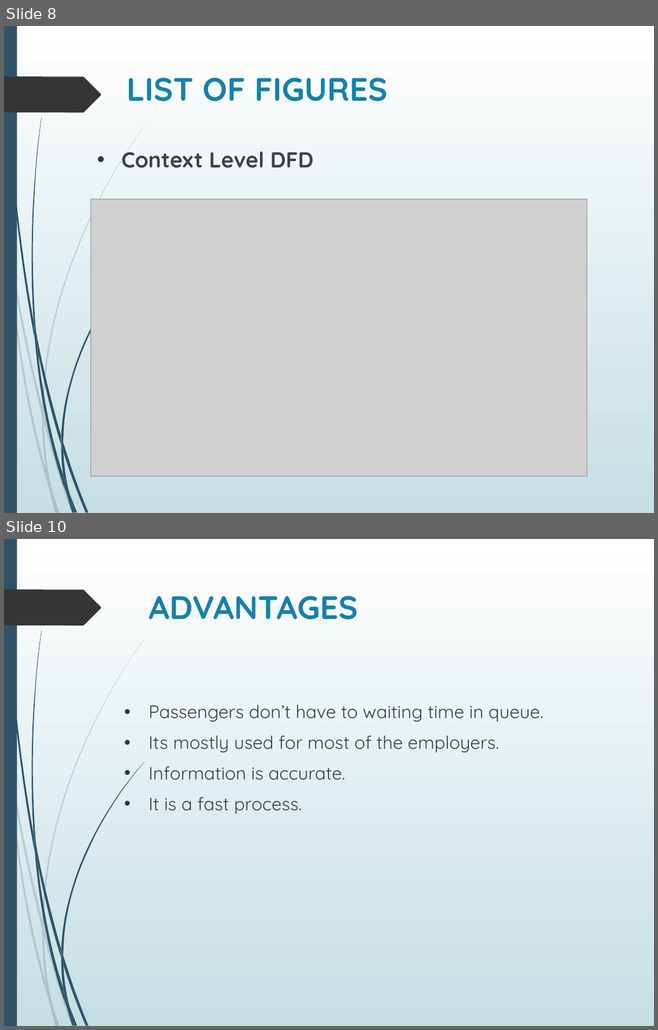
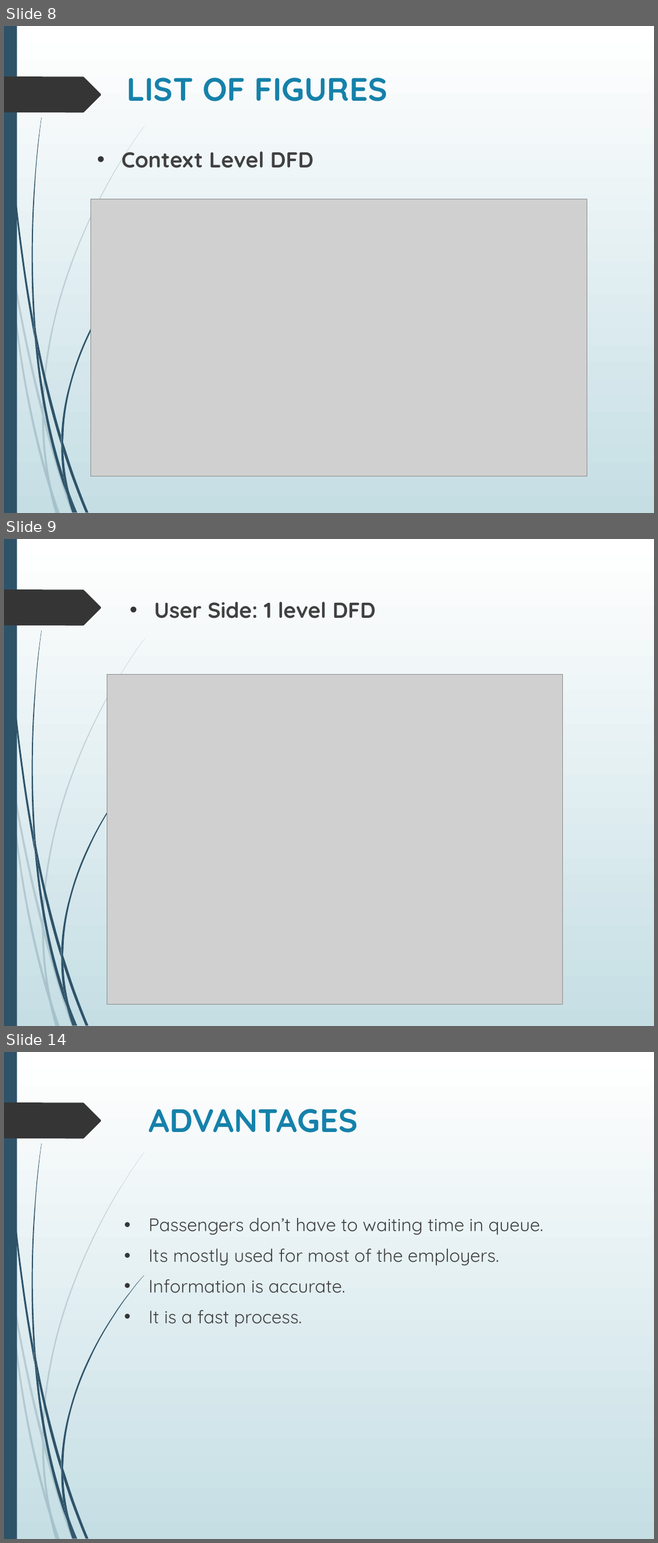
Before and after one commit to aayushi20221/Cloud-Based-Buss-Pass-System, a slide deck: ppt.pptx. Shown one above the other, each under a label of ours: slides 8 and 10 before the commit, slides 8, 9 and 14 after it; the slides between them are not shown. The pictures are 658x1030 and 658x1543 pixels, drawn with LibreOffice and Linux fonts; fonts in the diff are those of the drawing; grey boxes stand for pictures. Boxes give left, top, right and bottom in pixels: in the first picture for what was removed or moved away, otherwise in the second. Text is boxed around its words. In the diff, an @@ line names an element or a change of style, - is before the commit and + after.

```diff
--- a/ppt.pptx
+++ b/ppt.pptx
@@ slide 9 added at (4,539,654,1026), background gradient #FFFFFF to #C5DEE5; not listed: 24 template elements that a slide beside it also shows @@
@@ text added at (154,602,375,618), 24 pt, text #404040, bold @@
+• User Side: 1 level DFD
@@ picture added at (107,674,562,1004) @@
@@ what was slide 10 is now slide 14 @@
```
Also in this commit, not shown: 4 other slides added, 1 slide removed.
